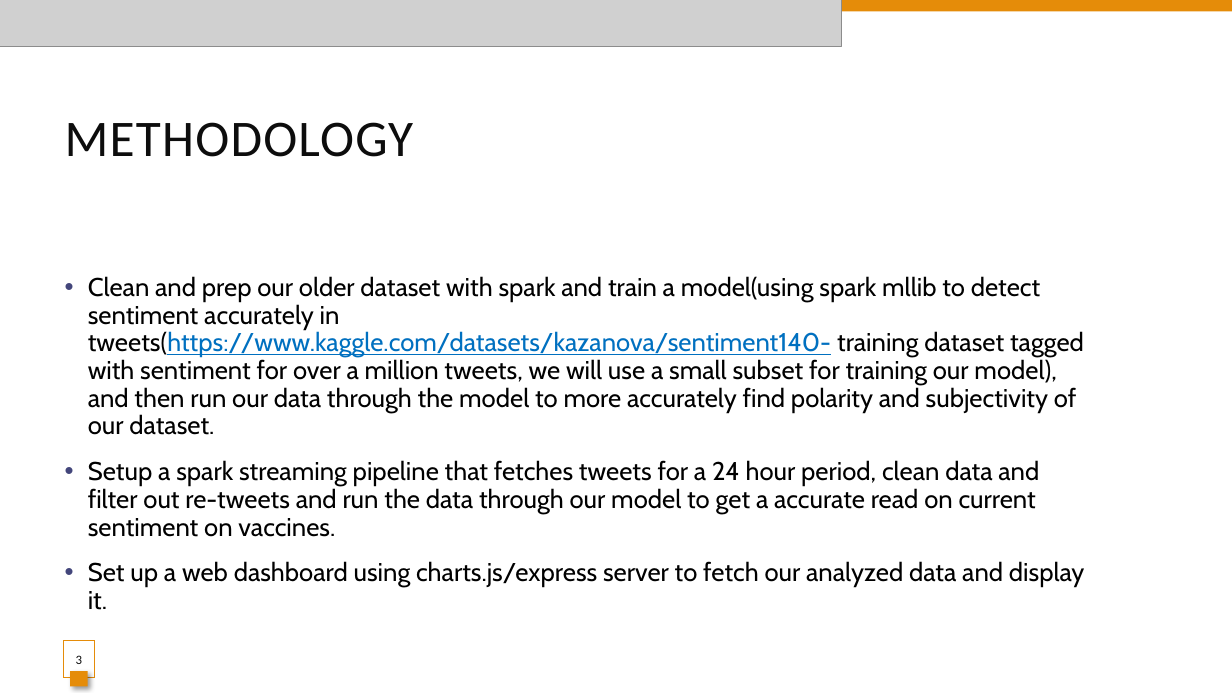
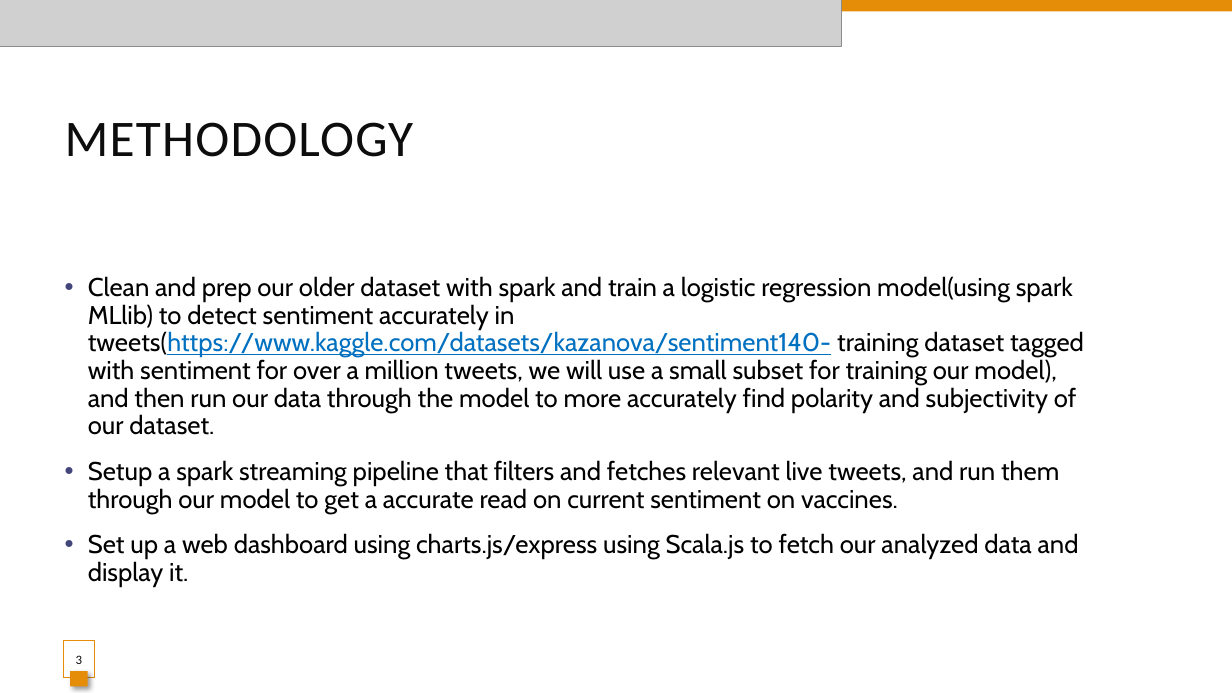
Before and after one commit to SkandaSrinivasan/CSYE7200-Team6Project, a slide deck: slide 3 of CSYE 7200- Team 6 Project presentation.pptx. Drawn at 1232x693 pixels with LibreOffice and Linux fonts; fonts in the diff are those of the drawing; grey boxes stand for pictures. Boxes give left, top, right and bottom in pixels: in the first picture for what was removed or moved away, otherwise in the second. Text is boxed around its words. In the diff, an @@ line names an element or a change of style, - is before the commit and + after.

```diff
--- a/CSYE 7200- Team 6 Project presentation.pptx
+++ b/CSYE 7200- Team 6 Project presentation.pptx
@@ text at [88,276,1084,587]: text changed @@
-• Clean and prep our older dataset with spark and train a model(using spark mllib to detect sentiment accurately in tweets(https://www.kaggle.com/datasets/kazanova/sentiment140- training dataset tagged with sentiment for over a million tweets, we will use a small subset for training our model), and then run our data through the model to more accurately find polarity and subjectivity of our dataset.
-• Setup a spark streaming pipeline that fetches tweets for a 24 hour period, clean data and filter out re-tweets and run the data through our model to get a accurate read on current sentiment on vaccines.
-• Set up a web dashboard using charts.js/express server to fetch our analyzed data and display it.
+• Clean and prep our older dataset with spark and train a logistic regression model(using spark MLlib) to detect sentiment accurately in tweets(https://www.kaggle.com/datasets/kazanova/sentiment140- training dataset tagged with sentiment for over a million tweets, we will use a small subset for training our model), and then run our data through the model to more accurately find polarity and subjectivity of our dataset.
+• Setup a spark streaming pipeline that filters and fetches relevant live tweets, and run them through our model to get a accurate read on current sentiment on vaccines.
+• Set up a web dashboard using charts.js/express using Scala.js to fetch our analyzed data and display it.
```
Also in this commit, not shown: 4 other slides changed.
